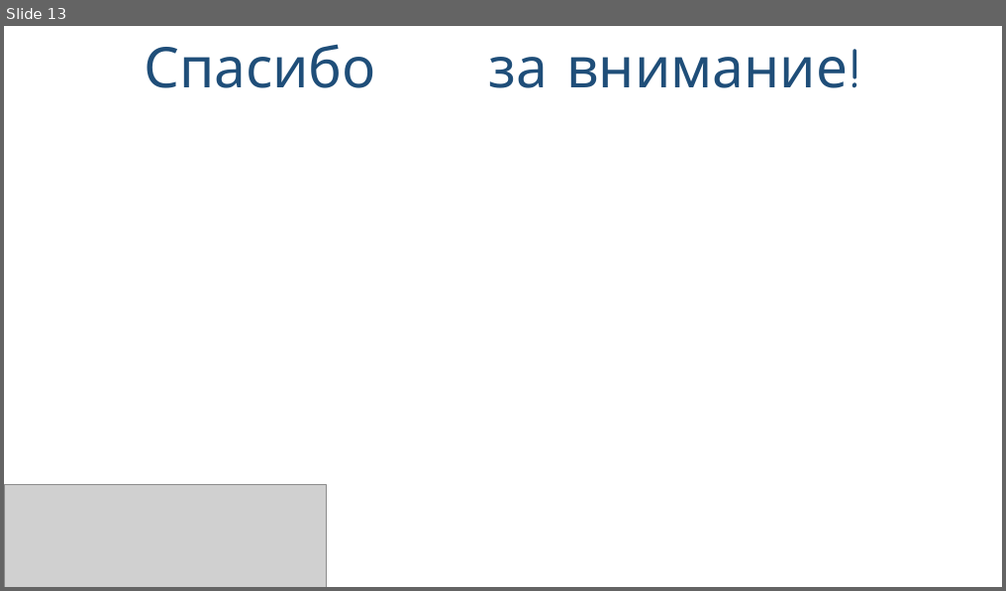
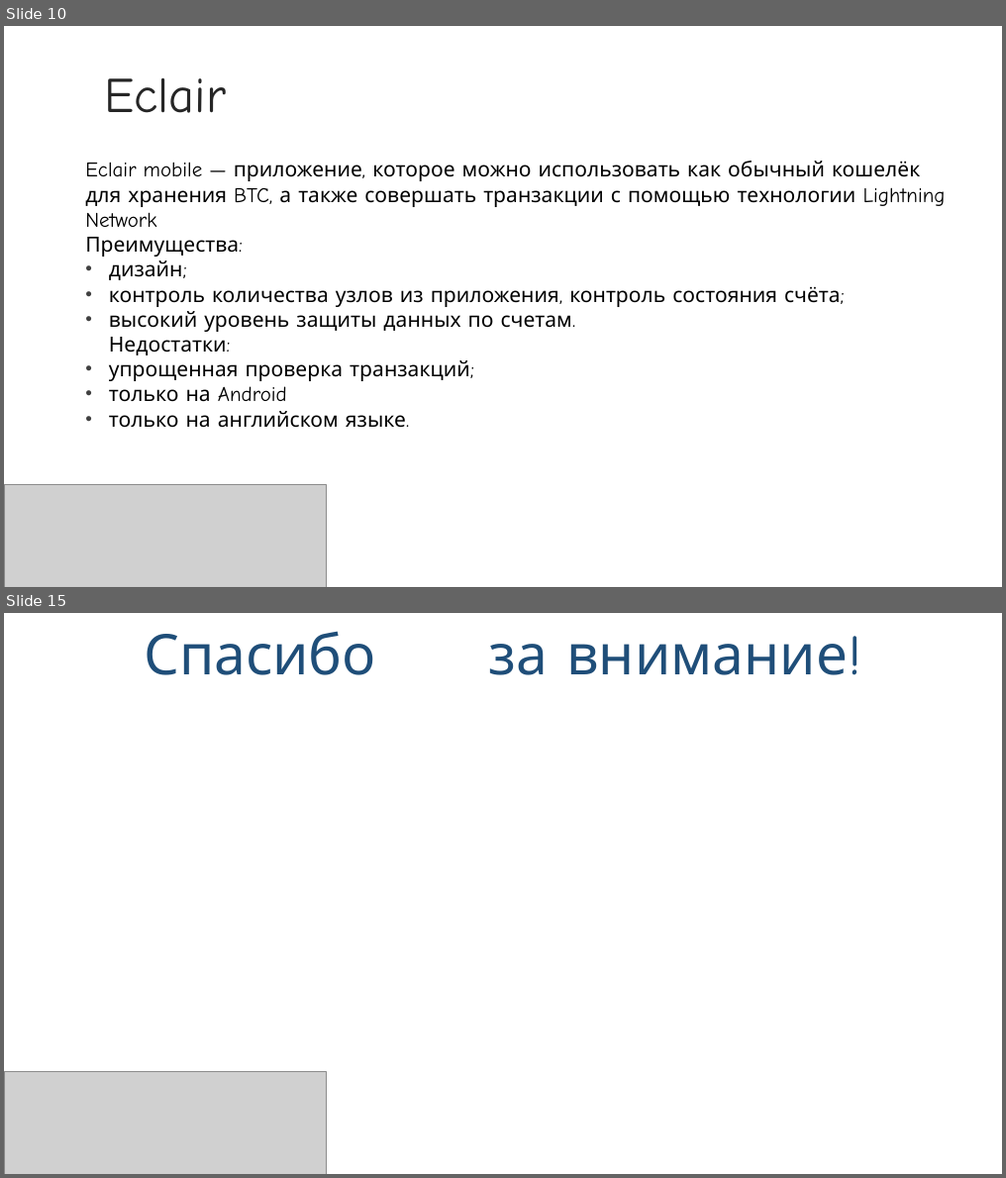
Before and after one commit to NikaLeb/181_351_testingLN, a slide deck: Lightning_Network.pptx. Shown one above the other, each under a label of ours: slide 13 before the commit, slides 10 and 15 after it; the slides between them are not shown. The pictures are 1006x591 and 1006x1178 pixels, drawn with LibreOffice and Linux fonts; fonts in the diff are those of the drawing; grey boxes stand for pictures; background and template pictures are left out. Boxes give left, top, right and bottom in pixels: in the first picture for what was removed or moved away, otherwise in the second. Text is boxed around its words. In the diff, an @@ line names an element or a change of style, - is before the commit and + after.

```diff
--- a/Lightning_Network.pptx
+++ b/Lightning_Network.pptx
@@ slide 10 added at (4,26,1002,587), background picture (left out) @@
@@ title added at (104,77,226,113), 48 pt, text #262626 @@
+Eclair
@@ text added at (85,161,945,428), 20 pt, text #000000 @@
+Eclair mobile — приложение, которое можно использовать как обычный кошелёк для хранения BTC, а также совершать транзакции с помощью технологии Lightning Network
+Преимущества:
+• дизайн;
+• контроль количества узлов из приложения, контроль состояния счёта;
+• высокий уровень защиты данных по счетам.
+  Недостатки:
+• упрощенная проверка транзакций;
+• только на Android
+• только на английском языке.
@@ picture added at (4,484,327,587) @@
@@ what was slide 13 is now slide 15 @@
```
Also in this commit, not shown: 10 other slides added, 9 slides removed.
